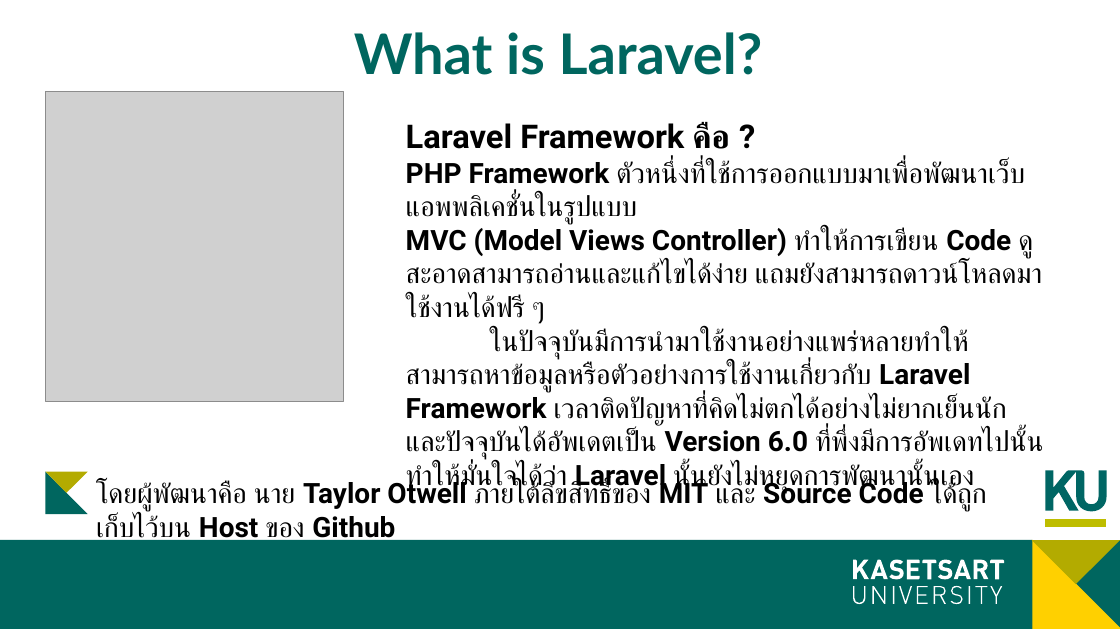
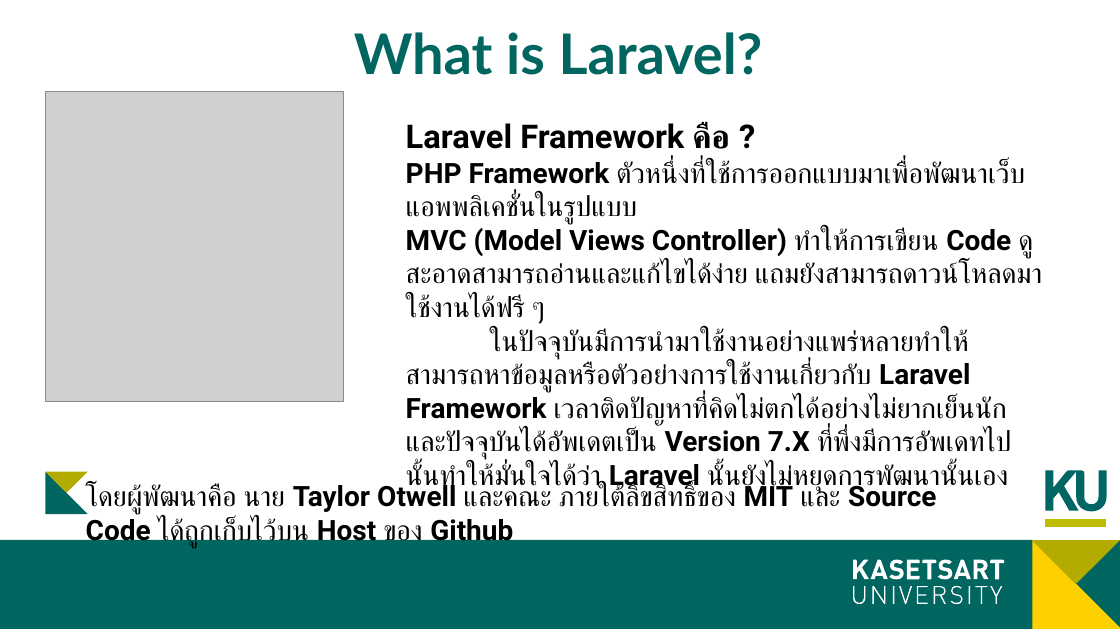
Before and after one commit to Somnuek124/Internship, a slide deck: slide 2 of LARAVEL FRAMEWORK Present.pptx. Drawn at 1120x630 pixels with LibreOffice and Linux fonts; fonts in the diff are those of the drawing; grey boxes stand for pictures. Boxes give left, top, right and bottom in pixels: in the first picture for what was removed or moved away, otherwise in the second. Text is boxed around its words. In the diff, an @@ line names an element or a change of style, - is before the commit and + after.

```diff
--- a/LARAVEL FRAMEWORK Present.pptx
+++ b/LARAVEL FRAMEWORK Present.pptx
@@ text at (x1=406, y1=329, x2=1011, y2=493): text changed @@
-ในปัจจุบันมีการนำมาใช้งานอย่างแพร่หลายทำให้สามารถหาข้อมูลหรือตัวอย่างการใช้งานเกี่ยวกับ Laravel Framework เวลาติดปัญหาที่คิดไม่ตกได้อย่างไม่ยากเย็นนักและปัจจุบันได้อัพเดตเป็น Version 6.0 ที่พึ่งมีการอัพเดทไปนั้นทำให้มั่นใจได้ว่า Laravel นั้นยังไม่หยุดการพัฒนานั้นเอง
+ในปัจจุบันมีการนำมาใช้งานอย่างแพร่หลายทำให้สามารถหาข้อมูลหรือตัวอย่างการใช้งานเกี่ยวกับ Laravel Framework เวลาติดปัญหาที่คิดไม่ตกได้อย่างไม่ยากเย็นนักและปัจจุบันได้อัพเดตเป็น Version 7.X ที่พึ่งมีการอัพเดทไปนั้นทำให้มั่นใจได้ว่า Laravel นั้นยังไม่หยุดการพัฒนานั้นเอง
@@ text at (x1=86, y1=480, x2=936, y2=548): text changed @@
-โดยผู้พัฒนาคือ นาย Taylor Otwell ภายใต้ลิขสิทธิ์ของ MIT และ Source Code ได้ถูกเก็บไว้บน Host ของ Github
+โดยผู้พัฒนาคือ นาย Taylor Otwell และคณะ ภายใต้ลิขสิทธิ์ของ MIT และ Source Code ได้ถูกเก็บไว้บน Host ของ Github
```
Also in this commit, not shown: 3 other slides changed.
